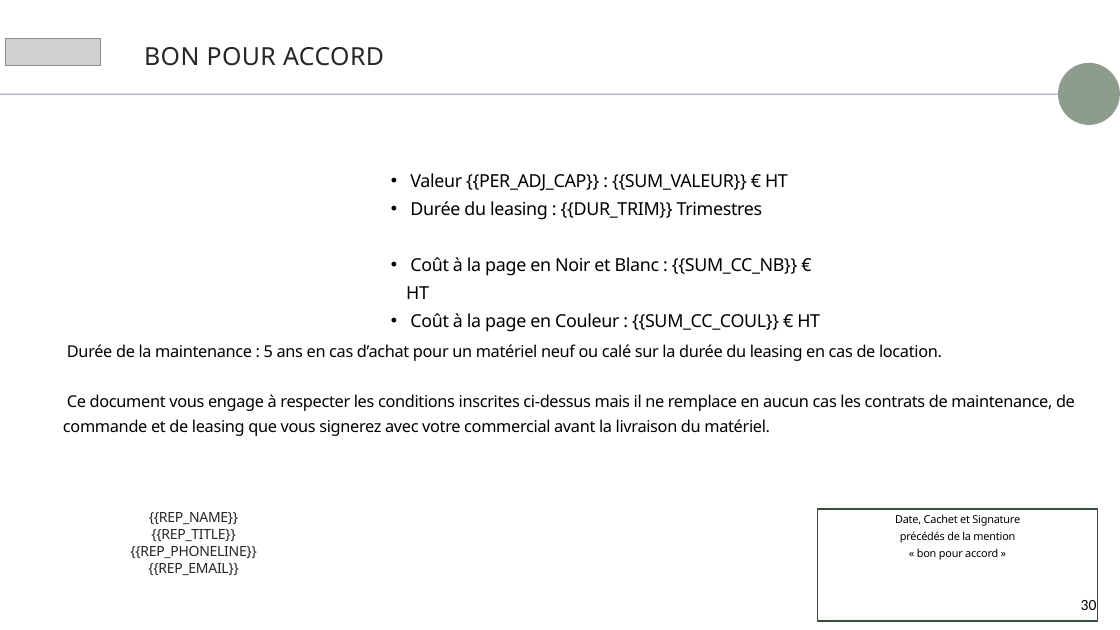
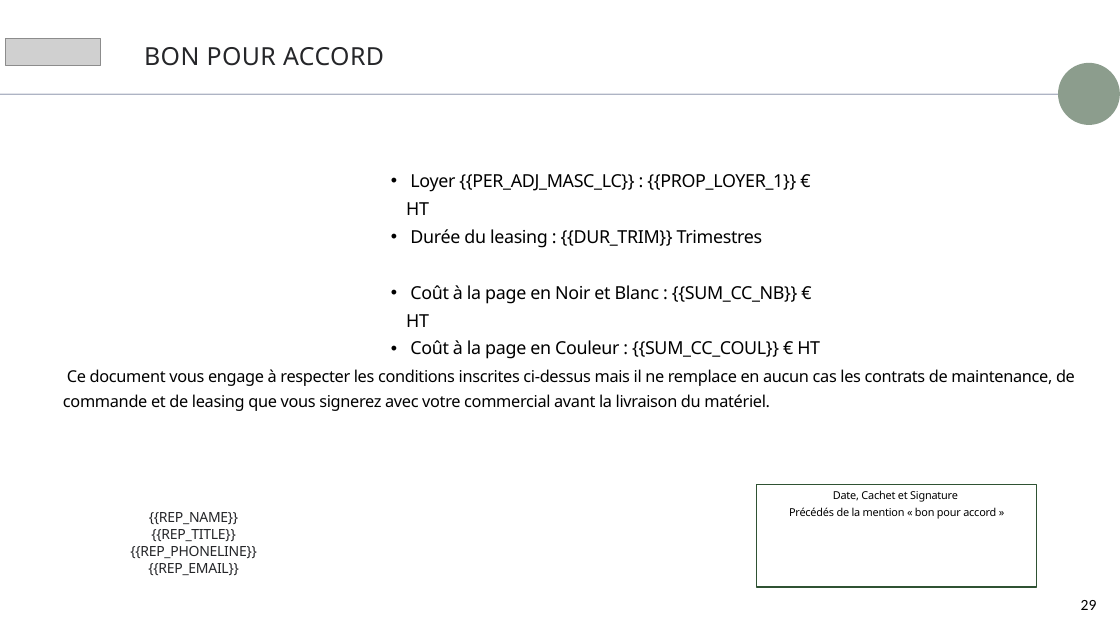
Before and after one commit to Mikael2655/levad-simulateur, a slide deck: slide 29 of assets/template.pptx (slide 30 before the commit). Drawn at 1120x630 pixels with LibreOffice and Linux fonts; fonts in the diff are those of the drawing; grey boxes stand for pictures; background and template pictures are left out. Boxes give left, top, right and bottom in pixels: in the first picture for what was removed or moved away, otherwise in the second. Text is boxed around its words. In the diff, an @@ line names an element or a change of style, - is before the commit and + after.

```diff
--- a/assets/template.pptx
+++ b/assets/template.pptx
@@ text at [406,174,796,215]: text changed @@
-  • Valeur {{PER_ADJ_CAP}} : {{SUM_VALEUR}} € HT
+  • Loyer {{PER_ADJ_MASC_LC}} : {{PROP_LOYER_1}} € HT
@@ text at [67,344,942,361]: paragraph removed @@
-Durée de la maintenance : 5 ans en cas d’achat pour un matériel neuf ou calé sur la durée du leasing en cas de location.
@@ rectangle "Date, Cachet et Signature": place and size @@
-rectangle "Date, Cachet et Signature" at [818,509,1098,621]
+rectangle "Date, Cachet et Signature" at [757,485,1037,587]
@@ text in rectangle at [789,507,996,519]: text changed @@
-précédés de la mention
-« bon pour accord »
+Précédés de la mention « bon pour accord »
@@ page number at [1081,600,1097,610]: text changed @@
-30
+29
```
Also in this commit, not shown: 10 other slides changed, 1 slide removed, 7 other files.
